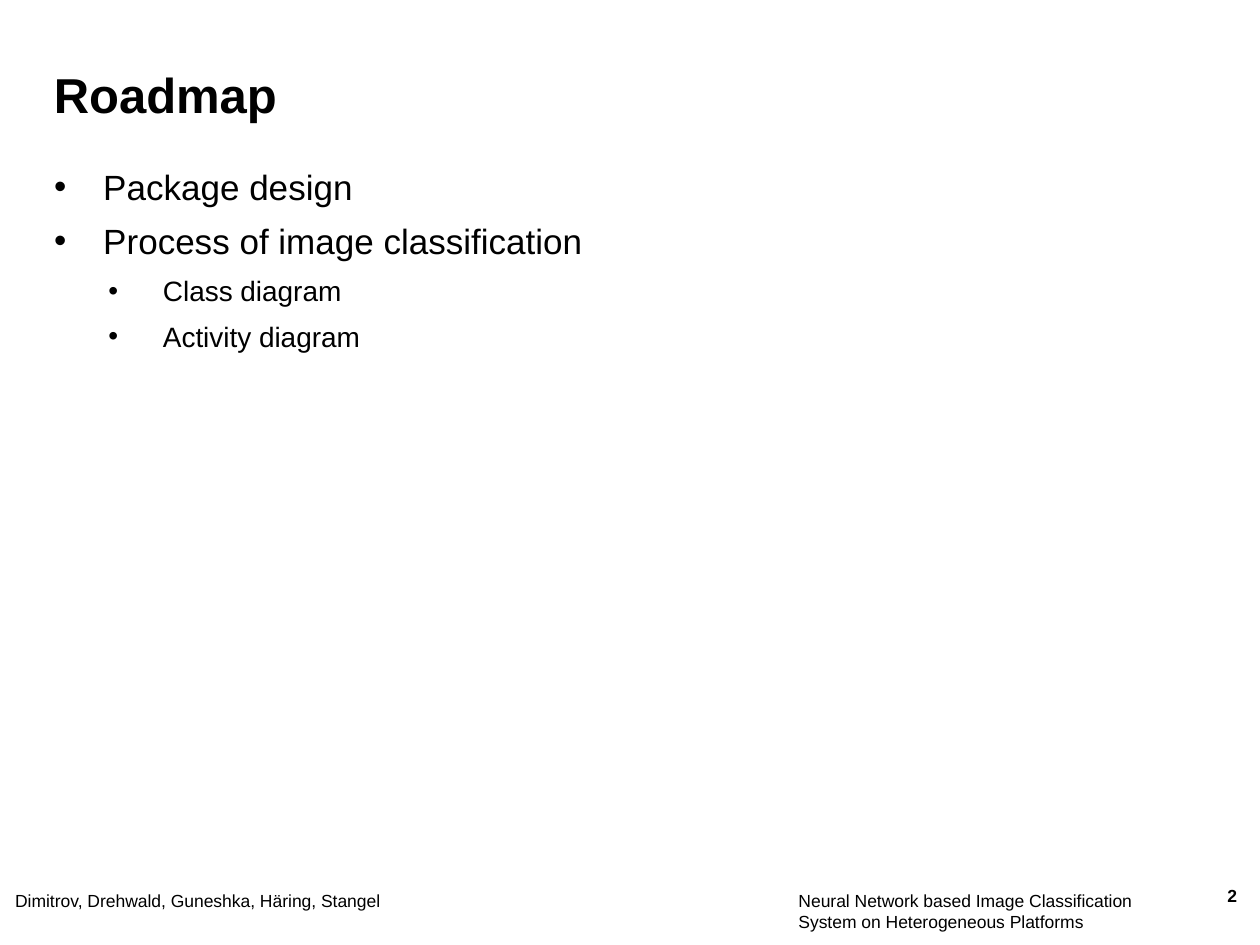
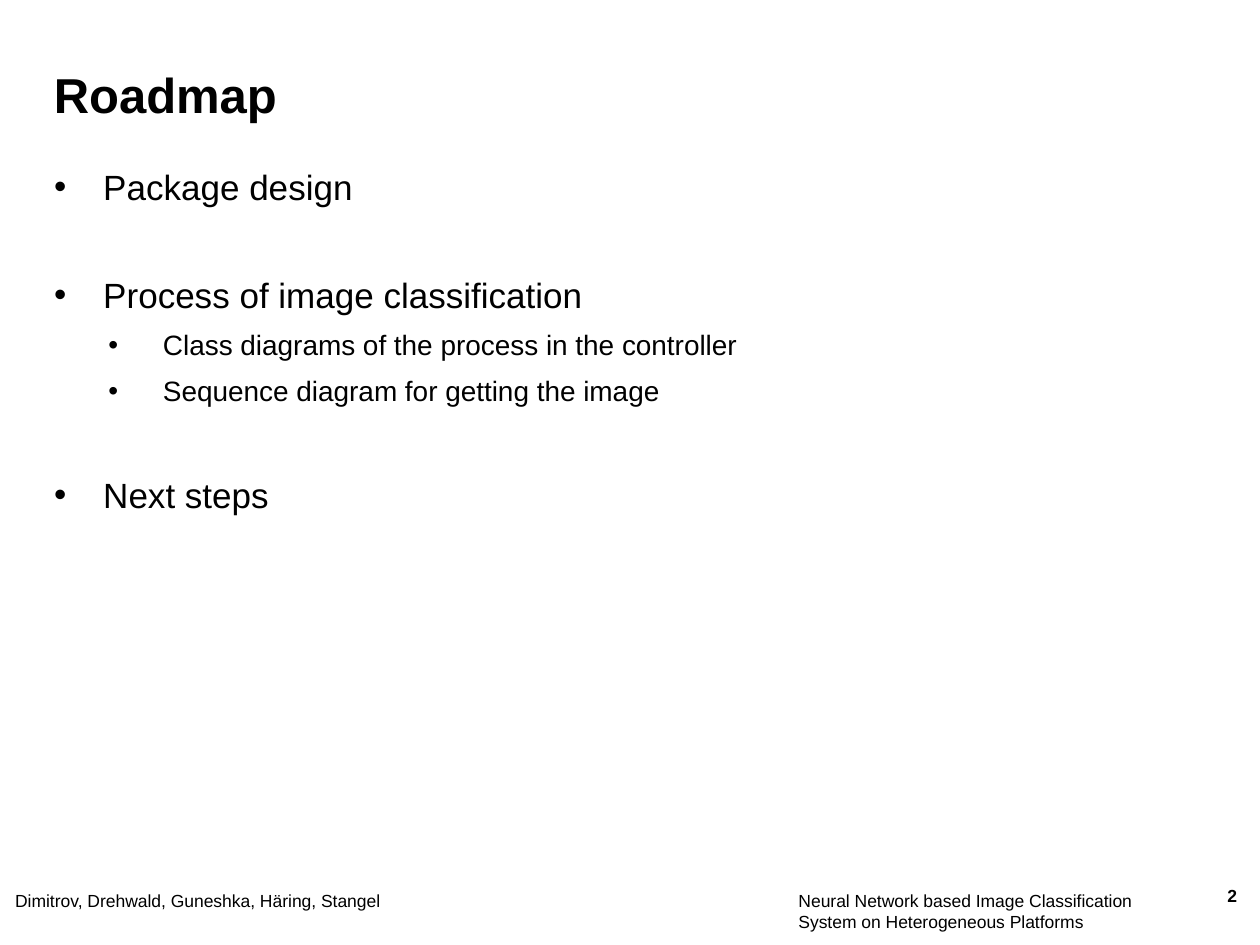
Before and after one commit to JohannesHaering/PSE, a slide deck: slide 2 of DesignPhase/colloqium_design.pptx. Drawn at 1260x945 pixels with LibreOffice and Linux fonts; fonts in the diff are those of the drawing; background and template pictures are left out. Boxes give left, top, right and bottom in pixels: in the first picture for what was removed or moved away, otherwise in the second. Text is boxed around its words. In the diff, an @@ line names an element or a change of style, - is before the commit and + after.

Commit message:
Finished presentation

```diff
--- a/DesignPhase/colloqium_design.pptx
+++ b/DesignPhase/colloqium_design.pptx
@@ text at [103, 334, 737, 515]: text changed @@
-  • Class diagram
-  • Activity diagram
+  • Class diagrams of the process in the controller
+  • Sequence diagram for getting the image
+• Next steps
```
Also in this commit, not shown: 5 other slides changed, 1 slide added, 9 other files.
